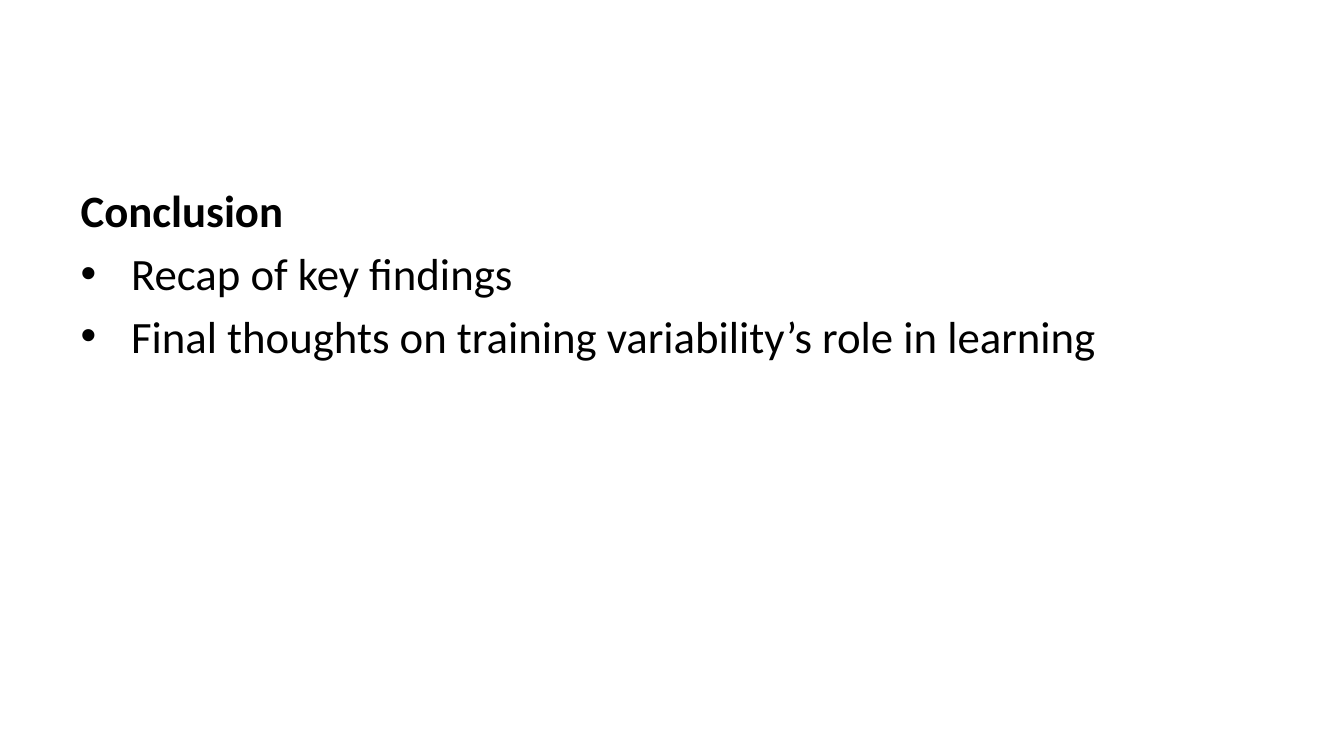
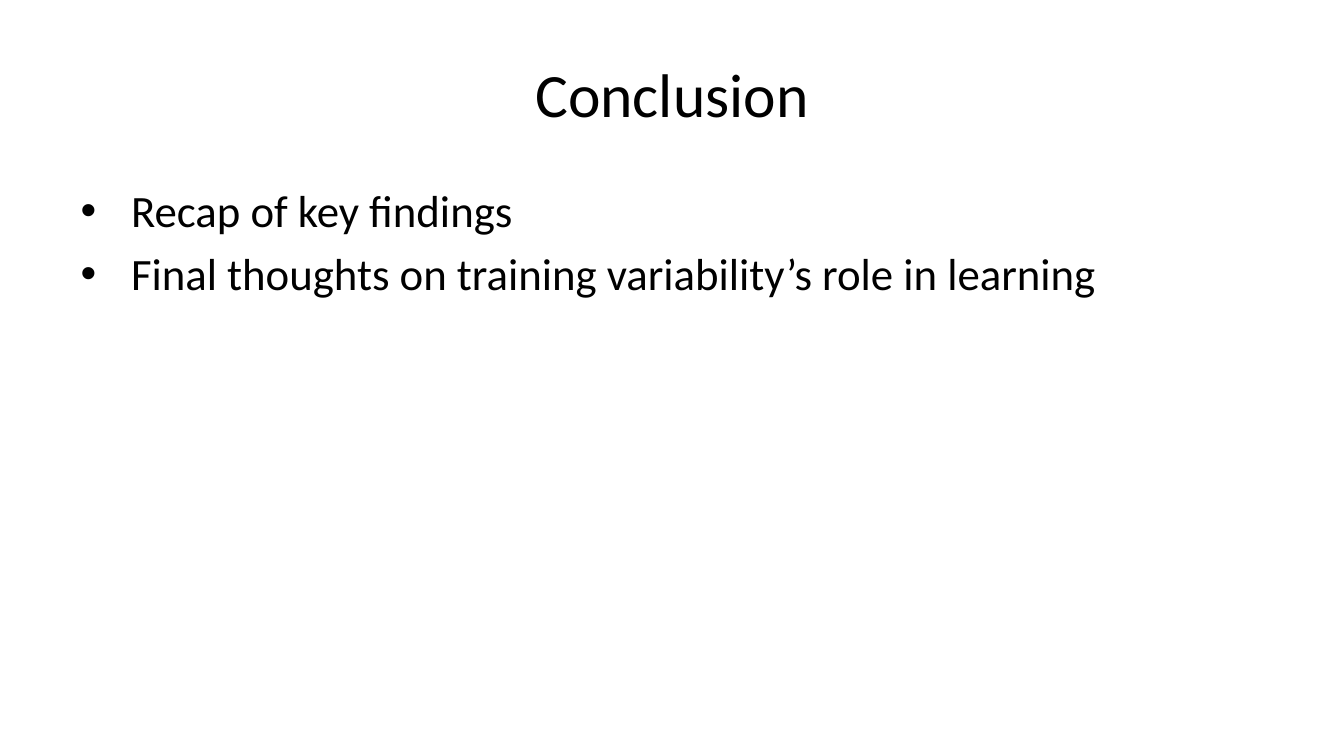
Before and after one commit to tegorman13/Dissertation, a slide deck: slide 20 of docs/Presentation/slides.pptx. Drawn at 1344x756 pixels with LibreOffice and Linux fonts; fonts in the diff are those of the drawing. Boxes give left, top, right and bottom in pixels: in the first picture for what was removed or moved away, otherwise in the second. Text is boxed around its words. In the diff, an @@ line names an element or a change of style, - is before the commit and + after.

```diff
--- a/docs/Presentation/slides.pptx
+++ b/docs/Presentation/slides.pptx
@@ title added at (535,74,808,118), 33 pt, text #000000 @@
+Conclusion
@@ text at (81,195,283,228): paragraph removed @@
-Conclusion
```
Also in this commit, not shown: 13 other slides changed, 1 slide added, 1 slide removed, 7 other files.
